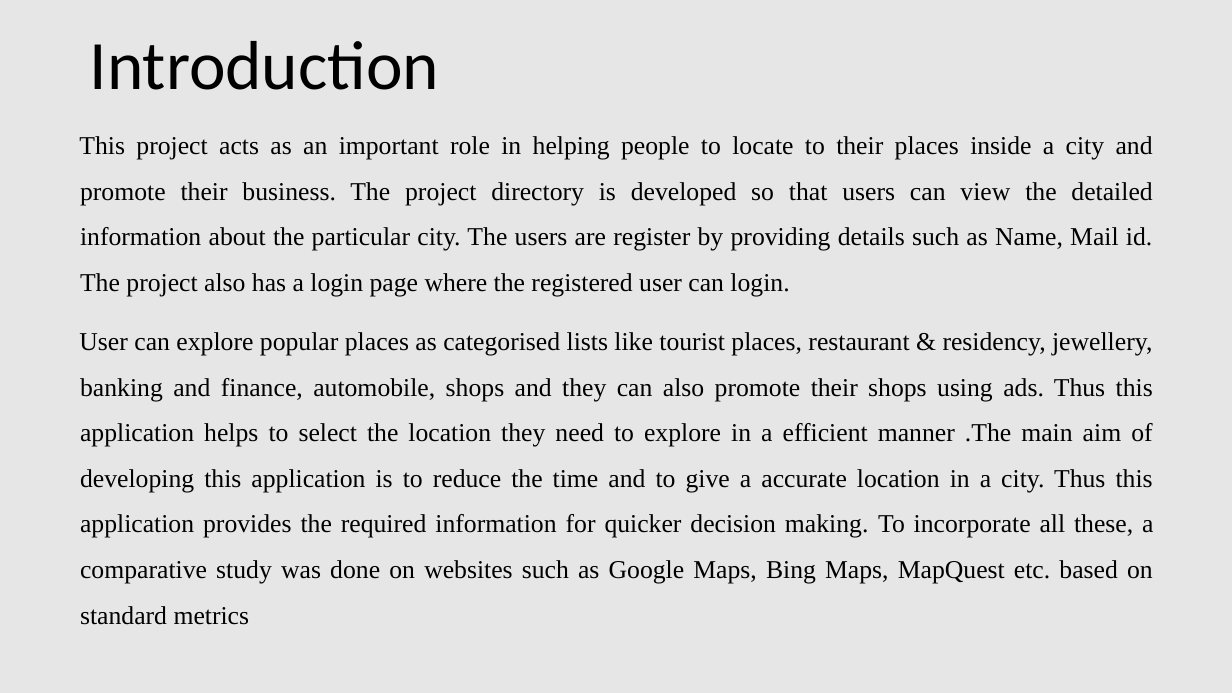
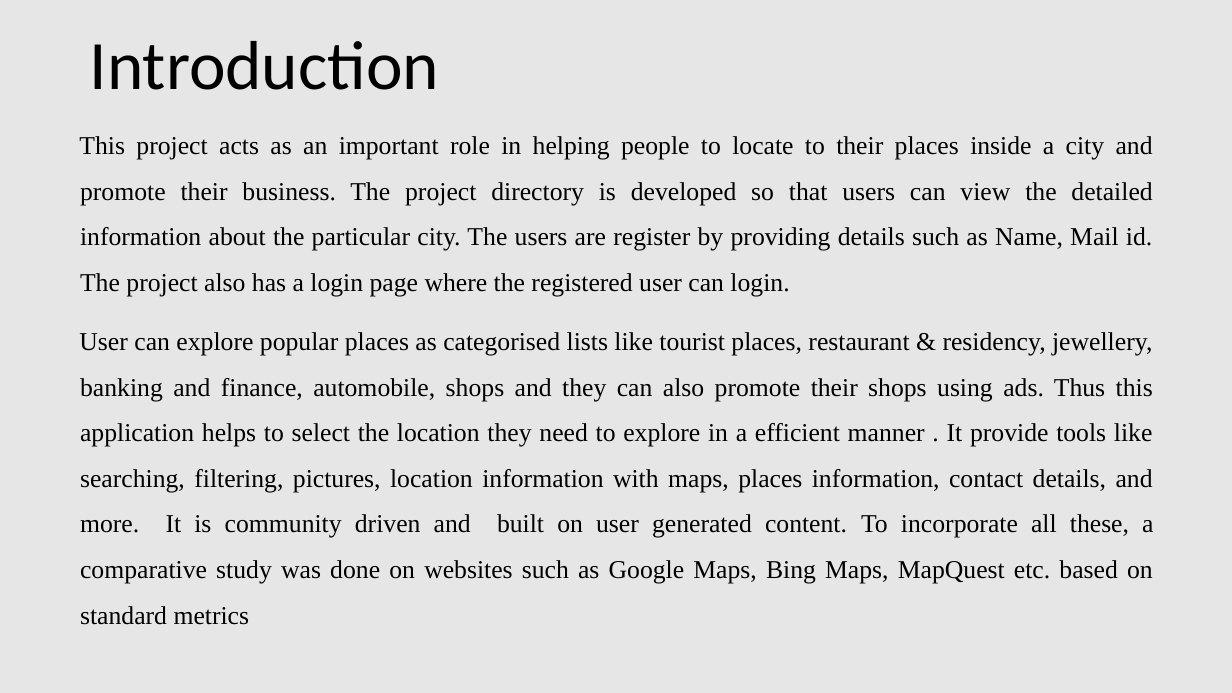
Before and after one commit to BALAJIJ-J/Review1-Documents, a slide deck: slide 5 of 20Y005-Review 1.pptx. Drawn at 1232x693 pixels with LibreOffice and Linux fonts; fonts in the diff are those of the drawing. Boxes give left, top, right and bottom in pixels: in the first picture for what was removed or moved away, otherwise in the second. Text is boxed around its words. In the diff, an @@ line names an element or a change of style, - is before the commit and + after.

```diff
--- a/20Y005-Review 1.pptx
+++ b/20Y005-Review 1.pptx
@@ subtitle at (79,332,1153,625): text changed @@
-User can explore popular places as categorised lists like tourist places, restaurant & residency, jewellery, banking and finance, automobile, shops and they can also promote their shops using ads. Thus this application helps to select the location they need to explore in a efficient manner .The main aim of developing this application is to reduce the time and to give a accurate location in a city. Thus this application provides the required information for quicker decision making. To incorporate all these, a comparative study was done on websites such as Google Maps, Bing Maps, MapQuest etc. based on standard metrics
+User can explore popular places as categorised lists like tourist places, restaurant & residency, jewellery, banking and finance, automobile, shops and they can also promote their shops using ads. Thus this application helps to select the location they need to explore in a efficient manner . It provide tools like searching, filtering, pictures, location information with maps, places information, contact details, and more. It is community driven and built on user generated content. To incorporate all these, a comparative study was done on websites such as Google Maps, Bing Maps, MapQuest etc. based on standard metrics
```
Also in this commit, not shown: 3 other slides changed.
